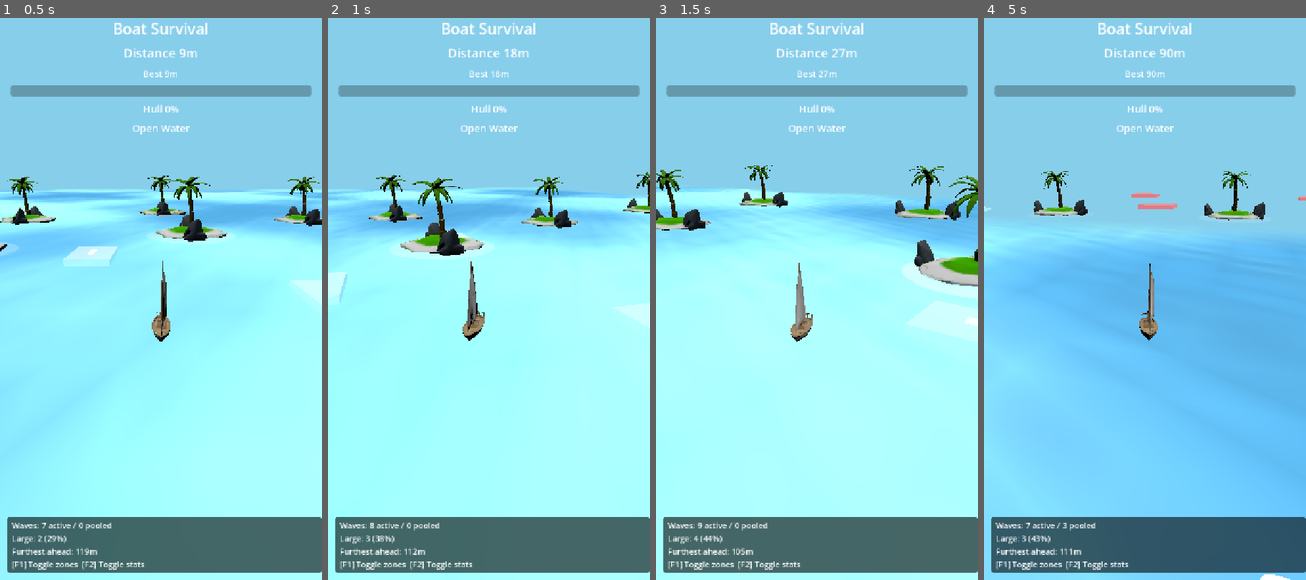
Above: before the commit, frames 1-4 (left to right).
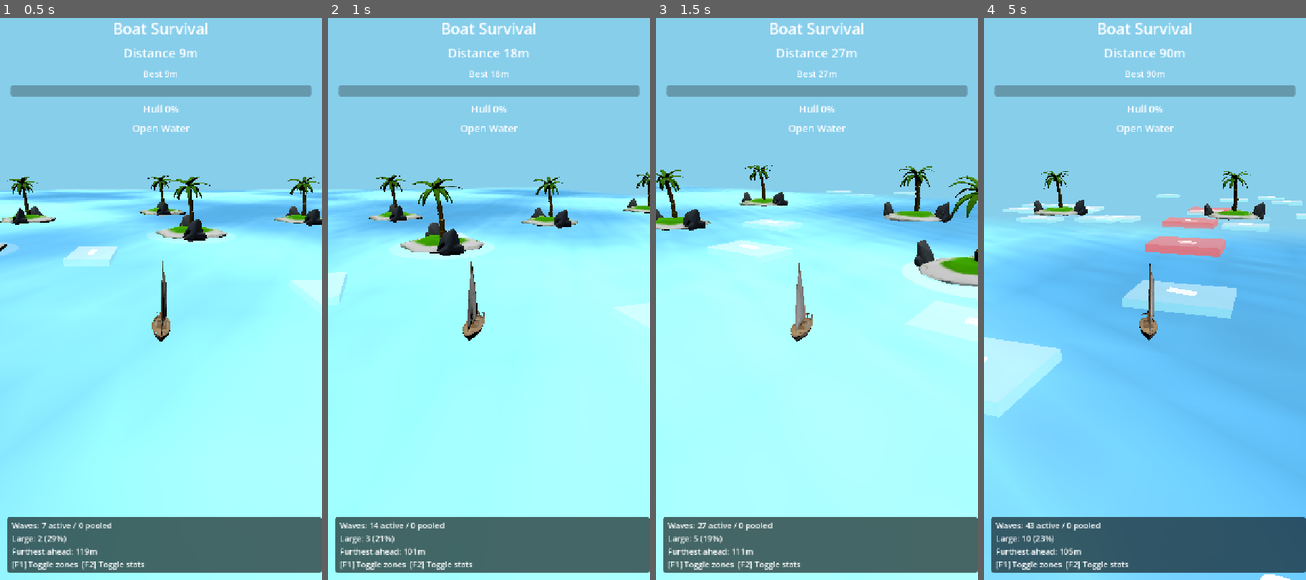
Above: after the commit, the same moments.

Repository: lseyesl/ai_game_board
Game: Godot game, scene res://scenes/main/Main.tscn
Two runs of this game, one before a commit and one after it. Both use one fixed random seed, a clock stepped at 60 frames per second and the inputs below.
Inputs (mouse positions are in pixels of both pictures, inside the frame that each line leads up to):
- Up to frame 1 (0.5 s): no input
- Up to frame 2 (1 s): tap Enter (ui_accept) at 0.5, 0.77 s; move the mouse to (559, 265) at 0.52 s; hold Right (ui_right) from 0.53 s (still down); tap F at 0.6 s; click (559, 265) at 0.67 s
- Up to frame 3 (1.5 s): release Right (ui_right) at 1.25 s; drag from (752, 321) to (800, 405) at 1.27 s
- Up to frame 4 (5 s): move the mouse to (1177, 169) at 2.02 s; hold Right (ui_right) 2.03-2.75 s; hold E 2.03-2.75 s; drag from (1128, 405) to (1048, 209) at 2.77 s; move the mouse to (1241, 377) at 3.52 s; hold Left (ui_left) 3.53-4.25 s; tap F at 3.6 s; tap Enter (ui_accept) at 3.77 s; drag from (1048, 209) to (1096, 152) at 4.27 s

Frame 1 is identical in both runs. In frame 2, 0.2% of the frame differs, in the area x 12-37%, y 89-96%; in frame 3, 1.7%; in frame 4, 6.3%, in the area x 0-100%, y 31-96%.

Commit message:
fix: ignore off-lane waves when spawning
Ultraworked with [Sisyphus](https://github.com/code-yeongyu/oh-my-openagent)

Co-authored-by: Sisyphus <clio-agent@sisyphuslabs.ai>

Diff:
--- a/scripts/waves/wave_spawner.gd
+++ b/scripts/waves/wave_spawner.gd
@@ -36,6 +36,7 @@
 
 	var ship_position := ship.global_position as Vector3
 	var forward := _ship_forward()
+	var right := forward.cross(Vector3.UP).normalized()
 
 	# Cleanup: release waves behind the ship
 	var waves_to_release: Array[WaveZone] = []
@@ -53,8 +54,10 @@
 	var max_ahead := -INF
 	for child in get_children():
 		if child is Area3D:
-			var forward_dist: float = (child.global_position as Vector3 - ship_position).dot(forward)
-			if forward_dist > 0.0 and forward_dist > max_ahead:
+			var offset: Vector3 = child.global_position - ship_position
+			var forward_dist: float = offset.dot(forward)
+			var lateral_dist: float = absf(offset.dot(right))
+			if forward_dist > 0.0 and lateral_dist <= lane_width and forward_dist > max_ahead:
 				max_ahead = forward_dist
 	_furthest_ahead_distance = max_ahead if max_ahead > -INF else 0.0
 
--- a/tests/unit/test_wave_spawner.gd
+++ b/tests/unit/test_wave_spawner.gd
@@ -153,6 +153,40 @@
 		if not all_ahead:
 			failures.append("spawned waves should appear ahead of the ship along its forward direction, not behind it")
 
+	# Test: waves that drift far outside the lane should not block fresh ahead spawns
+	var off_lane_spawner = WaveSpawnerScript.new()
+	off_lane_spawner.spawn_distance_ahead = 60.0
+	off_lane_spawner.cleanup_distance_behind = 25.0
+	off_lane_spawner.min_spacing = 18.0
+	off_lane_spawner.max_spacing = 20.0
+	off_lane_spawner.lane_width = 6.0
+	off_lane_spawner.large_wave_chance = 0.0
+	parent.add_child(off_lane_spawner)
+
+	var off_lane_ship = Node3D.new()
+	off_lane_ship.position = Vector3.ZERO
+	parent.add_child(off_lane_ship)
+	off_lane_spawner.ship = off_lane_ship
+
+	var off_lane_wave := off_lane_spawner.acquire_wave()
+	off_lane_wave.position = Vector3(100.0, 0.0, -100.0)
+	off_lane_wave.configure(WaveProfileScript.small(0.5))
+	off_lane_spawner.add_child(off_lane_wave)
+
+	seed(31337)
+	off_lane_spawner._process(0.0)
+	var has_near_lane_spawn := false
+	var off_lane_forward := off_lane_spawner._ship_forward()
+	var off_lane_right := off_lane_forward.cross(Vector3.UP).normalized()
+	for child in off_lane_spawner.get_children():
+		var offset: Vector3 = child.global_position - off_lane_ship.global_position
+		var forward_dist: float = offset.dot(off_lane_forward)
+		var lateral_dist: float = absf(offset.dot(off_lane_right))
+		if child != off_lane_wave and forward_dist > 0.0 and lateral_dist <= off_lane_spawner.lane_width:
+			has_near_lane_spawn = true
+	if not has_near_lane_spawn:
+		failures.append("off-lane waves should not prevent new in-lane waves from spawning ahead")
+
 	# Test: deactivate_to_pool disables monitoring
 	var wave_d := spawner.acquire_wave()
 	wave_d.deactivate_to_pool()
